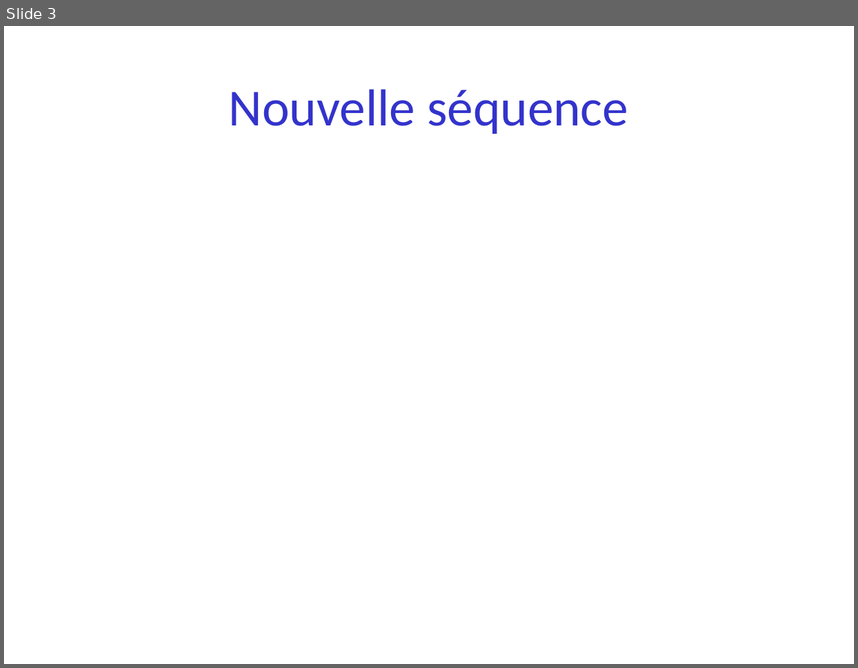
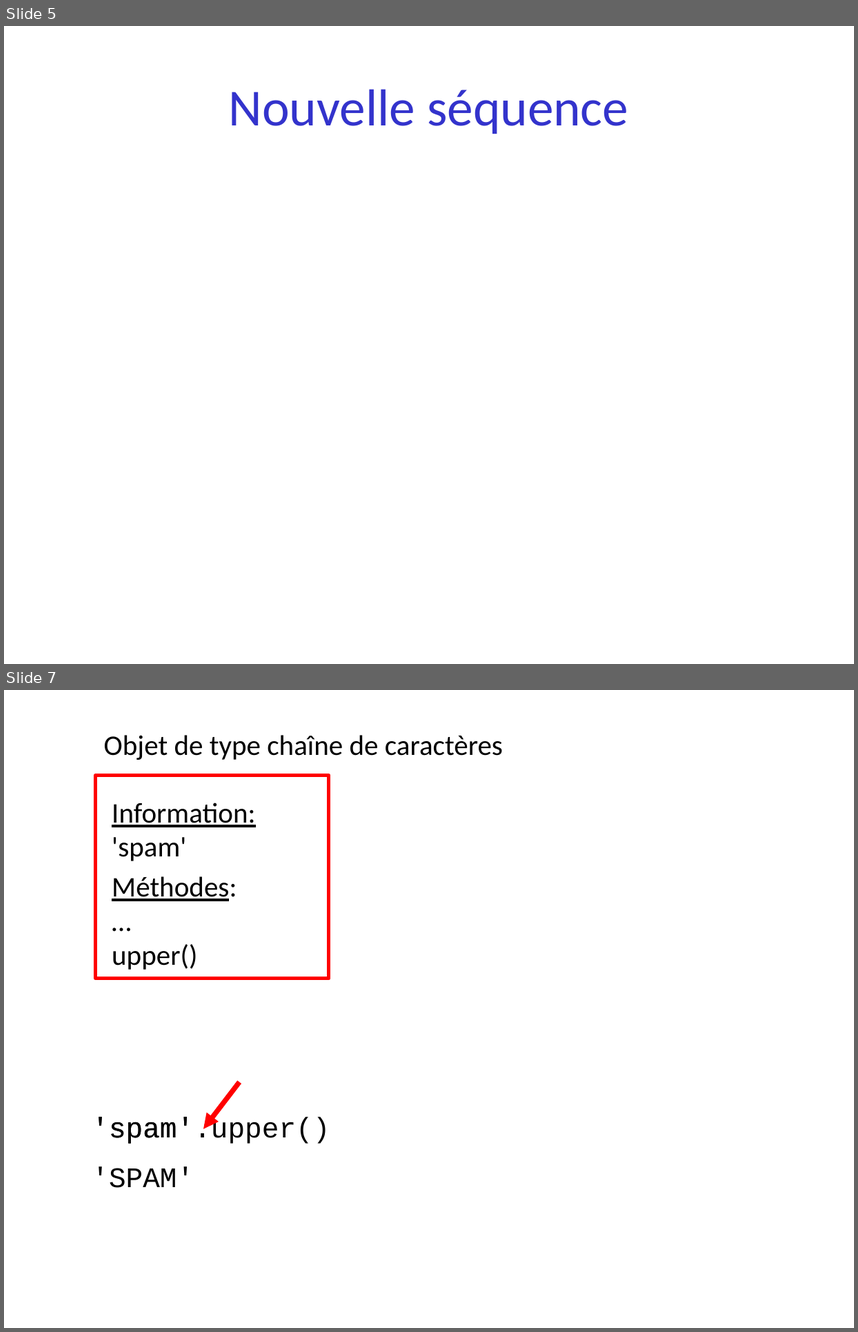
Before and after one commit to parmentelat/flotpython-archive, a slide deck: semaine2/semaine2-0.pptx. Shown one above the other, each under a label of ours: slide 3 before the commit, slides 5 and 7 after it; the slides between them are not shown. The pictures are 858x668 and 858x1332 pixels, drawn with LibreOffice and Linux fonts; fonts in the diff are those of the drawing. Boxes give left, top, right and bottom in pixels: in the first picture for what was removed or moved away, otherwise in the second. Text is boxed around its words. In the diff, an @@ line names an element or a change of style, - is before the commit and + after.

```diff
--- a/semaine2/semaine2-0.pptx
+++ b/semaine2/semaine2-0.pptx
@@ slide 7 added at (4,690,854,1328), background #FFFFFF @@
@@ text added at (104,735,503,760), 24 pt, text #000000 @@
+Objet de type chaîne de caractères
@@ rectangle added at (96,775,330,978), outline #FF0000 3 pt @@
@@ text added at (112,802,255,861), 24 pt, text #000000, underline @@
+Information:
+'spam'
@@ text added at (112,876,237,969), 24 pt, text #000000 @@
+Méthodes:
+…
+upper()
@@ arrow added from (239, 1082) to (204, 1129), #FF0000 4.25 pt @@
@@ text added at (92,1117,330,1143), 24 pt, text #000000 @@
+'spam'.upper()
@@ text added at (84,1155,783,1232), 24 pt, text #000000 @@
+'SPAM'
@@ text added at (92,1167,194,1187), 24 pt, text #000000 @@
+'spam'
@@ what was slide 3 is now slide 5 @@
```
Also in this commit, not shown: 7 slides changed, 4 other slides added, 1 slide removed, 3 other files.
